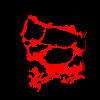
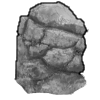
Revision of a layered 100x100 image; what changed, layer by layer:
removed layer "mask copy" over [0,0,100,100]
painted on "rock" over [14,1,89,95]
